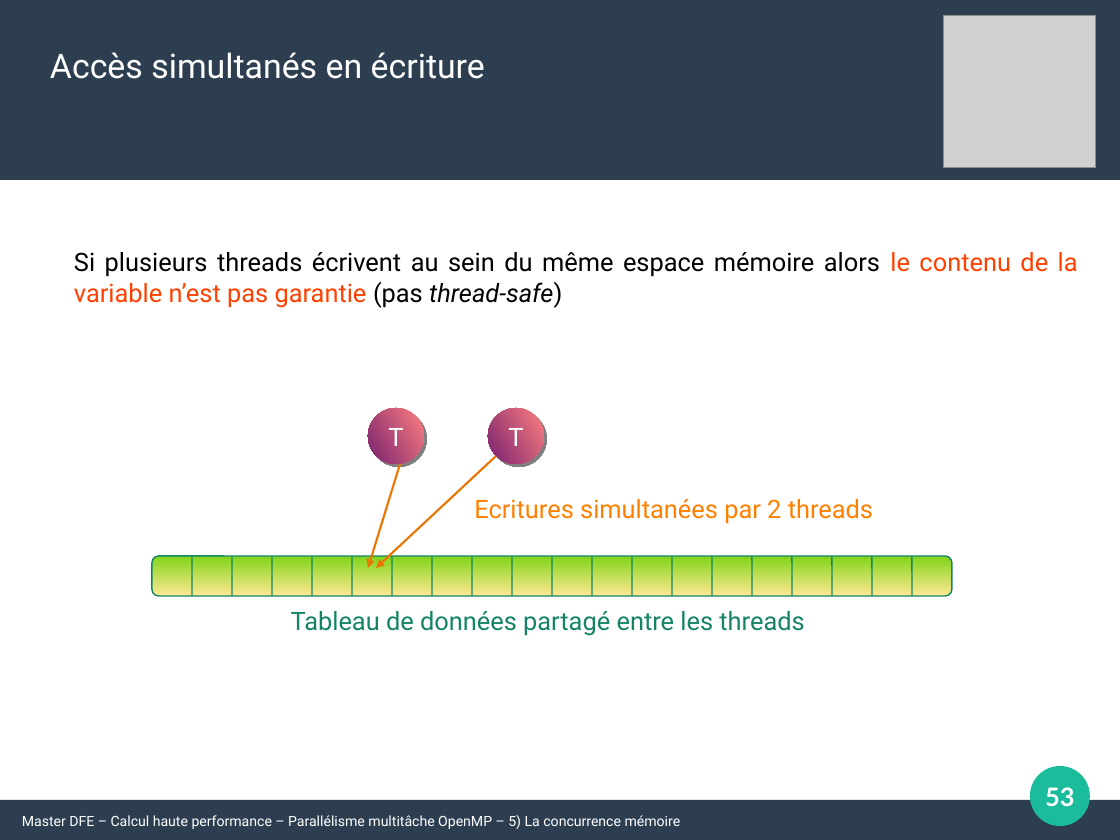
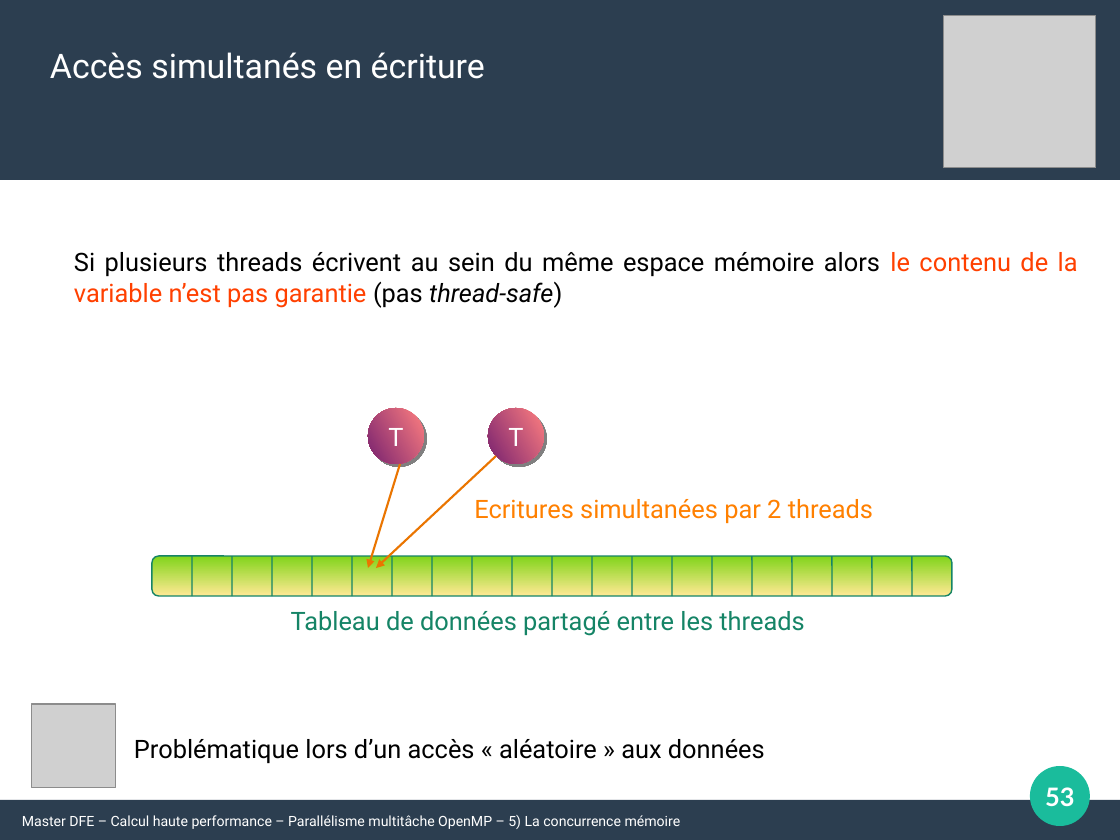
Before and after one commit to Maison-de-la-Simulation/HPC-DFE-Paris-Saclay, a slide deck: slide 53 of support/OpenMP.odp. Drawn at 1120x840 pixels with LibreOffice and Linux fonts; fonts in the diff are those of the drawing; grey boxes stand for pictures. Boxes give left, top, right and bottom in pixels: in the first picture for what was removed or moved away, otherwise in the second. Text is boxed around its words. In the diff, an @@ line names an element or a change of style, - is before the commit and + after.

```diff
--- a/support/OpenMP.odp
+++ b/support/OpenMP.odp
@@ picture added at [32,704,116,789] @@
@@ text added at [134,739,765,763], 18 pt, text #000000 @@
+Problématique lors d’un accès « aléatoire » aux données
```
Also in this commit, not shown: 3 other slides changed, 4 slides added, 4 other files.
